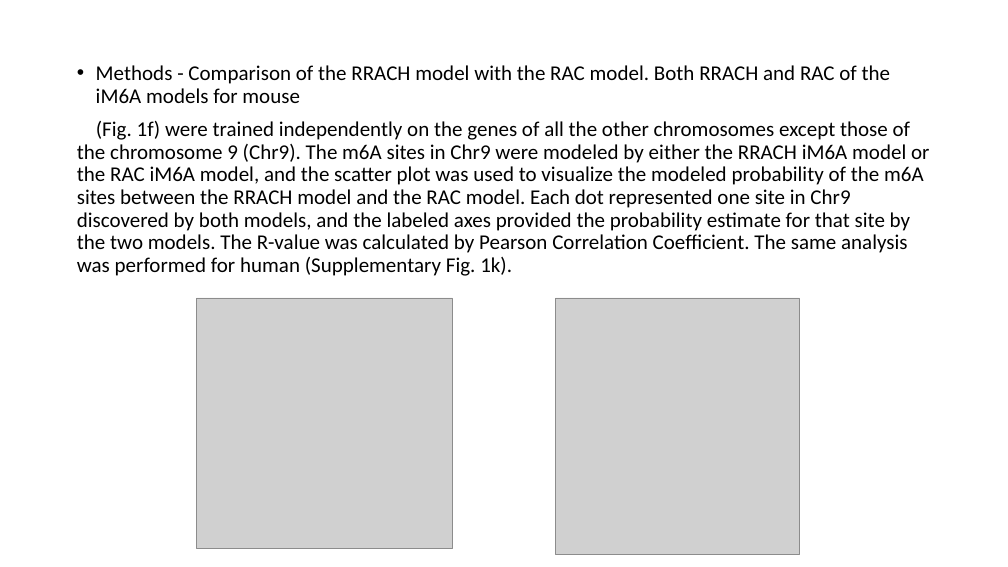
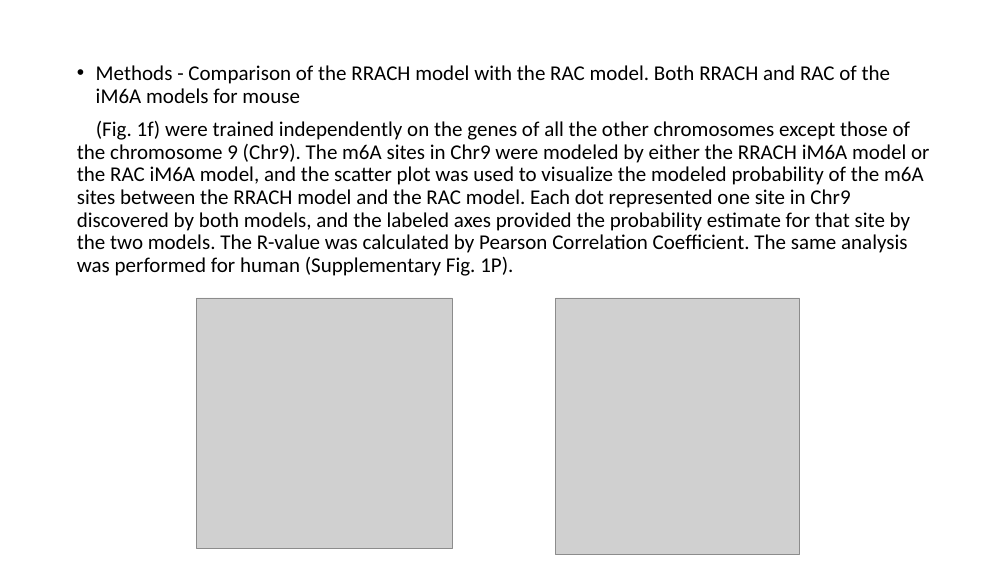
Before and after one commit to YanChengHuang/paper_implement, a slide deck: slide 30 of iM6A/presentation/iM6A.pptx (slide 29 before the commit). Drawn at 1008x567 pixels with LibreOffice and Linux fonts; fonts in the diff are those of the drawing; grey boxes stand for pictures. Boxes give left, top, right and bottom in pixels: in the first picture for what was removed or moved away, otherwise in the second. Text is boxed around its words. In the diff, an @@ line names an element or a change of style, - is before the commit and + after.

Commit message:
revise powerpoint

```diff
--- a/iM6A/presentation/iM6A.pptx
+++ b/iM6A/presentation/iM6A.pptx
@@ text at (77,121,929,276): text changed @@
-(Fig. 1f) were trained independently on the genes of all the other chromosomes except those of the chromosome 9 (Chr9). The m6A sites in Chr9 were modeled by either the RRACH iM6A model or the RAC iM6A model, and the scatter plot was used to visualize the modeled probability of the m6A sites between the RRACH model and the RAC model. Each dot represented one site in Chr9 discovered by both models, and the labeled axes provided the probability estimate for that site by the two models. The R-value was calculated by Pearson Correlation Coefficient. The same analysis was performed for human (Supplementary Fig. 1k).
+(Fig. 1f) were trained independently on the genes of all the other chromosomes except those of the chromosome 9 (Chr9). The m6A sites in Chr9 were modeled by either the RRACH iM6A model or the RAC iM6A model, and the scatter plot was used to visualize the modeled probability of the m6A sites between the RRACH model and the RAC model. Each dot represented one site in Chr9 discovered by both models, and the labeled axes provided the probability estimate for that site by the two models. The R-value was calculated by Pearson Correlation Coefficient. The same analysis was performed for human (Supplementary Fig. 1P).
```
Also in this commit, not shown: 2 other slides changed, 1 slide added, 1 other file.
